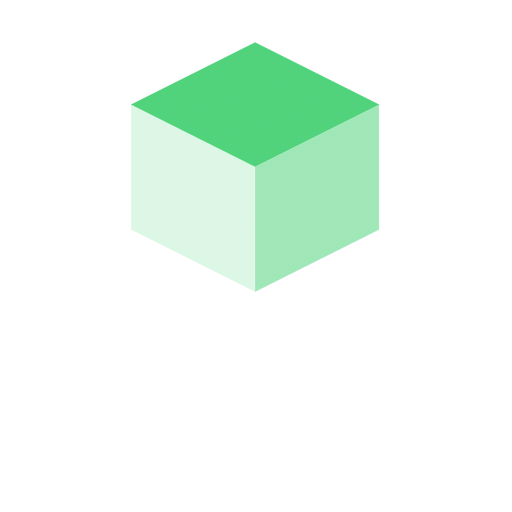
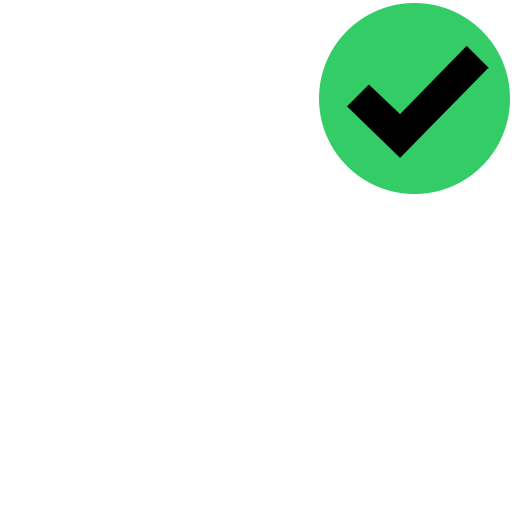
The second 512 x 512 image is a revision of the first. Changes to its layers:
added group "dot" with 9 layers above "cube 1" over [131, 3, 510, 292]
added group "ok" with 2 layers in group "dot" over [131, 3, 510, 292]
added layer "Layer 1" in group "ok" over [347, 46, 489, 158]
added layer "green" (1st of 4, in "dot" › "ok") in group "ok" over [131, 3, 510, 292]
hid "green" (2nd of 4, in "cube 1") over [131, 3, 510, 292]
hid "blue" (1st of 3, in "cube 1") over [131, 3, 510, 292]
hid "red" (2nd of 4, in "cube 1") over [131, 3, 510, 292]
hid "yellow" (2nd of 4, in "cube 1") over [131, 3, 510, 292]
